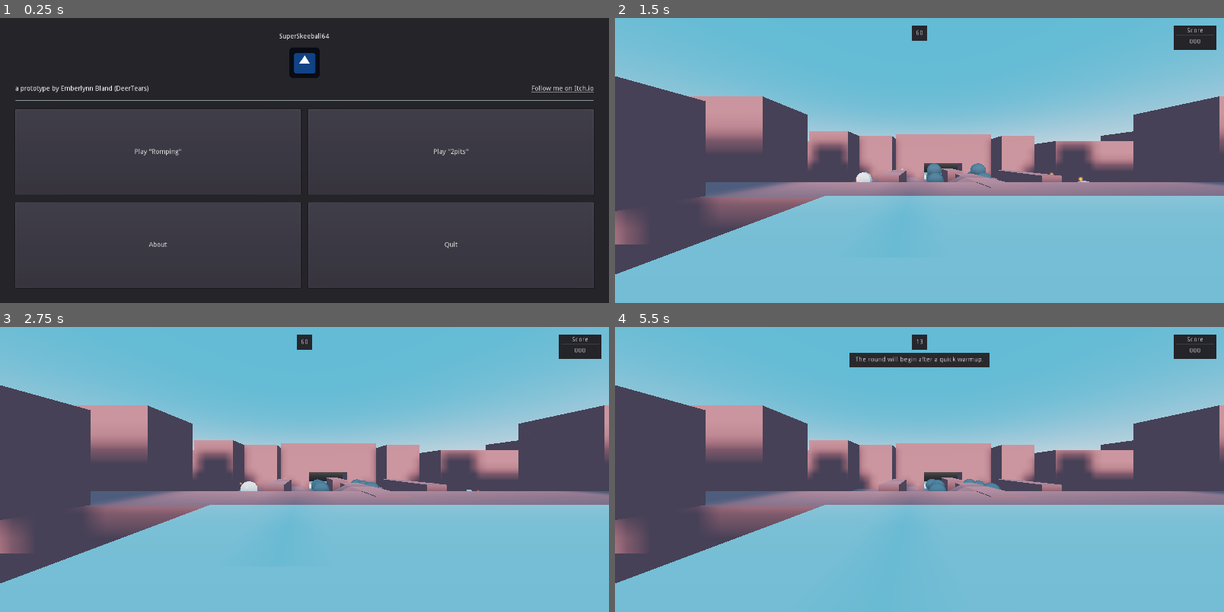
Above: before the commit, frames 1-4 (two rows, left to right).
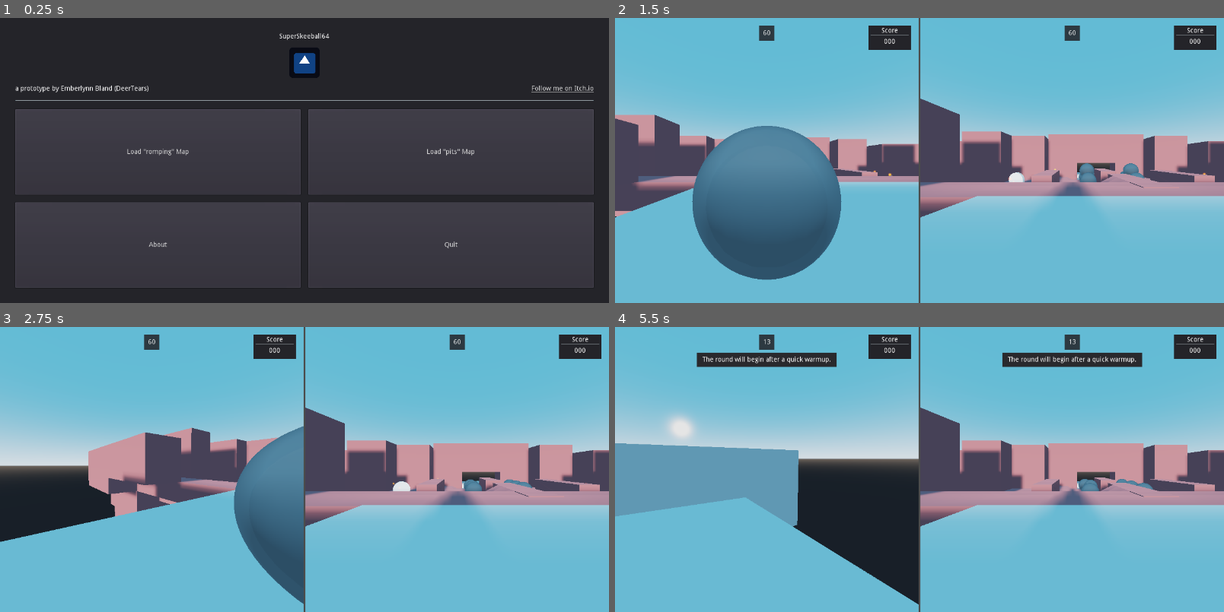
Above: after the commit, the same moments.

Repository: DeerTears/Keep-Away-Game
Game: Godot game, scene res://menus/mainmenu.tscn
Same seed, same stepped clock (60 frames per second), same inputs: the game is played once before the commit and once after it. The engine's default icon, where the game draws it, is replaced by a stand-in: a white triangle on a blue panel in a dark square.
Inputs (mouse positions are in pixels of both pictures, inside the frame that each line leads up to):
- Up to frame 1 (0.25 s): no input
- Up to frame 2 (1.5 s): click "Play 'Romping'" (after the commit: "Load 'romping' Map") at 0.5 s; move the mouse to (949, 160) at 1.27 s
- Up to frame 3 (2.75 s): move the mouse to (274, 469) at 2.02 s
- Up to frame 4 (5.5 s): move the mouse to (931, 463) at 2.77 s; move the mouse to (913, 475) at 3.52 s; tap Enter at 4.25 s; move the mouse to (962, 472) at 4.27 s; tap F11 (toggle_fullscreen, bound only after the commit) at 4.9 s; tap Space at 5 s; move the mouse to (870, 466) at 5.02 s

The runs differ from the first frame. In frame 1, 0.2% of the frame differs, in the area x 20-78%, y 45-49%; in frame 2, 35%; in frame 3, 35%; in frame 4, 43%, in the area x 0-100%, y 0-100%.

Commit message:
add multiplayer ver of romp

Diff:
--- /dev/null
+++ b/levels/romp_multi.tscn
@@ -0,0 +1,451 @@
+[gd_scene load_steps=10 format=2]
+
+[ext_resource path="res://actors/player.tscn" type="PackedScene" id=1]
+[ext_resource path="res://actors/coin.tscn" type="PackedScene" id=2]
+[ext_resource path="res://actors/bouncyball.tscn" type="PackedScene" id=3]
+[ext_resource path="res://actors/spawnlocations.tscn" type="PackedScene" id=4]
+[ext_resource path="res://scripts/pit.gd" type="Script" id=5]
+
+[sub_resource type="SpatialMaterial" id=1]
+params_diffuse_mode = 3
+albedo_color = Color( 0.827451, 0.545098, 0.545098, 1 )
+uv1_triplanar = true
+
+[sub_resource type="BoxShape" id=2]
+extents = Vector3( 64, 5, 64 )
+
+[sub_resource type="ProceduralSky" id=3]
+sky_top_color = Color( 0.372549, 0.670588, 0.831373, 1 )
+sun_latitude = 10.0
+sun_longitude = 180.0
+sun_angle_min = 2.0
+sun_angle_max = 25.0
+
+[sub_resource type="Environment" id=4]
+background_mode = 2
+background_sky = SubResource( 3 )
+tonemap_mode = 3
+tonemap_white = 5.0
+
+[node name="Game" type="Spatial"]
+__meta__ = {
+"_editor_description_": ""
+}
+
+[node name="CSGCombinerC" type="CSGCombiner" parent="."]
+use_collision = true
+collision_mask = 0
+
+[node name="CSGBox37" type="CSGBox" parent="CSGCombinerC"]
+transform = Transform( 1, 0, 0, 0, 1, 0, 0, 0, 1, 0, -6, -48 )
+width = 8.0
+height = 6.0
+
+[node name="CSGBox33" type="CSGBox" parent="CSGCombinerC"]
+transform = Transform( 1, 0, 0, 0, 1, 0, 0, 0, 1, 8, -6, -37 )
+width = 8.0
+height = 6.0
+depth = 26.0
+
+[node name="CSGBox35" type="CSGBox" parent="CSGCombinerC"]
+transform = Transform( 1, 0, 0, 0, 1, 0, 0, 0, 1, -16, -6, -29 )
+width = 8.0
+height = 26.0
+depth = 28.0
+
+[node name="CSGBox34" type="CSGBox" parent="CSGCombinerC"]
+transform = Transform( 1, 0, 0, 0, 1, 0, 0, 0, 1, 16, -6, -29 )
+width = 8.0
+height = 26.0
+depth = 28.0
+
+[node name="CSGBox32" type="CSGBox" parent="CSGCombinerC"]
+transform = Transform( 1, 0, 0, 0, 1, 0, 0, 0, 1, -8, -6, -37 )
+width = 8.0
+height = 6.0
+depth = 26.0
+
+[node name="CSGBox12" type="CSGBox" parent="CSGCombinerC"]
+transform = Transform( 1, 0, 0, 0, 1, 0, 0, 0, 1, 0, -6, -18 )
+width = 8.0
+height = 6.0
+depth = 12.0
+
+[node name="CSGBox36" type="CSGBox" parent="CSGCombinerC"]
+transform = Transform( 1, 0, 0, 0, 1, 0, 0, 0, 1, 0, -6, -35 )
+width = 8.0
+height = 6.0
+
+[node name="CSGCombinerB" type="CSGCombiner" parent="."]
+transform = Transform( 1, 0, 0, 0, 1, 0, 0, 0, 1, 0, 0, 12 )
+use_collision = true
+collision_mask = 2147483648
+
+[node name="CSGBox" type="CSGBox" parent="CSGCombinerB"]
+transform = Transform( 1, 0, 0, 0, 1, 0, 0, 0, 1, 0, 0, 10 )
+width = 18.0
+depth = 20.0
+
+[node name="CSGBox2" type="CSGBox" parent="CSGCombinerB"]
+transform = Transform( 1, 0, 0, 0, 1, 0, 0, 0, 1, 16, 0, 14 )
+width = 4.0
+height = 10.0
+depth = 20.0
+
+[node name="CSGBox3" type="CSGBox" parent="CSGCombinerB"]
+transform = Transform( 1, 0, 0, 0, 1, 0, 0, 0, 1, -15, 0, 14 )
+visible = false
+width = 4.0
+height = 10.0
+depth = 20.0
+
+[node name="CSGBox4" type="CSGBox" parent="CSGCombinerB"]
+transform = Transform( 1, 0, 0, 0, 1, 0, 0, 0, 1, 0, 0, 26 )
+width = 36.0
+height = 10.0
+depth = 4.0
+
+[node name="CSGCombinerA" type="CSGCombiner" parent="."]
+transform = Transform( 1, 0, 0, 0, 1, 0, 0, 0, 1, 0, -2, 0 )
+material_override = SubResource( 1 )
+use_collision = true
+collision_mask = 0
+
+[node name="CSGBox" type="CSGBox" parent="CSGCombinerA"]
+width = 32.0
+depth = 16.0
+
+[node name="CSGBox2" type="CSGBox" parent="CSGCombinerA"]
+transform = Transform( 1, 0, 0, 0, 1, 0, 0, 0, 1, 0, 2, -5 )
+depth = 6.0
+
+[node name="CSGBox7" type="CSGBox" parent="CSGCombinerA"]
+transform = Transform( 1, 0, 0, 0, 1, 0, 0, 0, 1, 8, 0, -10 )
+width = 4.0
+depth = 4.0
+
+[node name="CSGBox8" type="CSGBox" parent="CSGCombinerA"]
+transform = Transform( 1, 0, 0, 0, 1, 0, 0, 0, 1, -8, 0, -10 )
+width = 4.0
+depth = 4.0
+
+[node name="CSGBox6" type="CSGBox" parent="CSGCombinerA"]
+transform = Transform( 1, 0, 0, 0, 1, 0, 0, 0, 1, 0, -2, -10 )
+width = 4.0
+depth = 4.0
+
+[node name="CSGBox9" type="CSGBox" parent="CSGCombinerA"]
+transform = Transform( 1, 0, 0, 0, 1, 0, 0, 0, 1, 0, 7, -14 )
+width = 8.0
+height = 6.0
+depth = 4.0
+
+[node name="CSGBox23" type="CSGBox" parent="CSGCombinerA"]
+transform = Transform( 1, 0, 0, 0, 1, 0, 0, 0, 1, 7, 4, -14 )
+width = 6.0
+height = 12.0
+depth = 4.0
+
+[node name="CSGBox28" type="CSGBox" parent="CSGCombinerA"]
+transform = Transform( 1, 0, 0, 0, 1, 0, 0, 0, 1, -7, 4, -14 )
+width = 6.0
+height = 12.0
+depth = 4.0
+
+[node name="CSGBox14" type="CSGBox" parent="CSGCombinerA"]
+transform = Transform( 1, 0, 0, 0, 1, 0, 0, 0, 1, 0, 1.95833, 10 )
+width = 44.0
+depth = 4.0
+
+[node name="CSGBox15" type="CSGBox" parent="CSGCombinerA"]
+transform = Transform( 1, 0, 0, 0, 1, 0, 0, 0, 1, -18, 5, 14 )
+width = 8.0
+height = 4.0
+depth = 4.0
+
+[node name="CSGBox22" type="CSGBox" parent="CSGCombinerA"]
+transform = Transform( 1, 0, 0, 0, 1, 0, 0, 0, 1, 18, 5, 14 )
+width = 8.0
+height = 4.0
+depth = 4.0
+
+[node name="CSGBox10" type="CSGBox" parent="CSGCombinerA"]
+transform = Transform( 1, 0, 0, 0, 1, 0, 0, 0, 1, 13, 4, -10 )
+width = 6.0
+height = 10.0
+depth = 4.0
+
+[node name="CSGBox11" type="CSGBox" parent="CSGCombinerA"]
+transform = Transform( 1, 0, 0, 0, 1, 0, 0, 0, 1, -13, 4, -10 )
+width = 6.0
+height = 10.0
+depth = 4.0
+
+[node name="CSGBox13" type="CSGBox" parent="CSGCombinerA"]
+transform = Transform( 1, 0, 0, 0, 1, 0, 0, 0, 1, -19, 4, 6 )
+width = 6.0
+height = 10.0
+depth = 4.0
+
+[node name="CSGBox18" type="CSGBox" parent="CSGCombinerA"]
+transform = Transform( 1, 0, 0, 0, 1, 0, 0, 0, 1, -19, 4, -6 )
+width = 6.0
+height = 10.0
+depth = 4.0
+
+[node name="CSGBox19" type="CSGBox" parent="CSGCombinerA"]
+transform = Transform( 1, 0, 0, 0, 1, 0, 0, 0, 1, -28, 2.5, -6 )
+width = 12.0
+height = 10.0
+depth = 4.0
+
+[node name="CSGBox21" type="CSGBox" parent="CSGCombinerA"]
+transform = Transform( 1, 0, 0, 0, 1, 0, 0, 0, 1, -27, 4, 14 )
+width = 10.0
+height = 6.0
+depth = 4.0
+
+[node name="CSGBox20" type="CSGBox" parent="CSGCombinerA"]
+transform = Transform( 1, 0, 0, 0, 1, 0, 0, 0, 1, -31.1, 2, 4 )
+height = 10.0
+depth = 16.0
+
+[node name="CSGBox3" type="CSGBox" parent="CSGCombinerA"]
+transform = Transform( 1, 0, 0, 0, 1, 0, 0, 0, 1, 0, 2, 6 )
+depth = 8.0
+
+[node name="CSGBox4" type="CSGBox" parent="CSGCombinerA"]
+transform = Transform( 1, 0, 0, 0, 1, 0, 0, 0, 1, 8, 2, 0 )
+depth = 8.0
+
+[node name="CSGBox5" type="CSGBox" parent="CSGCombinerA"]
+transform = Transform( 1, 0, 0, 0, 1, 0, 0, 0, 1, -8, 2, 0 )
+depth = 8.0
+
+[node name="CSGBox16" type="CSGBox" parent="CSGCombinerA"]
+transform = Transform( 1, 0, 0, 0, 1, 0, 0, 0, 1, -26, -1, 9 )
+width = 8.0
+height = 8.0
+depth = 6.0
+
+[node name="CSGBox17" type="CSGBox" parent="CSGCombinerA"]
+transform = Transform( 1, 0, 0, 0, 1, 0, 0, 0, 1, -23, 0, 0 )
+width = 14.0
+depth = 8.0
+
+[node name="CSGPolygon" type="CSGPolygon" parent="CSGCombinerA"]
+transform = Transform( -1, 0, -8.74228e-08, 0, 1, 0, 8.74228e-08, 0, -1, 5, 1, 4 )
+polygon = PoolVector2Array( 4.17109, 0.980128, 4, 2, 0, 0 )
+depth = 4.0
+
+[node name="CSGPolygon4" type="CSGPolygon" parent="CSGCombinerA"]
+transform = Transform( 1, 0, 1.74846e-07, 0, 1, 0, -1.74846e-07, 0, 1, -5, 1, 8 )
+polygon = PoolVector2Array( 4.08578, 0.839946, 4, 2, 0, 0 )
+depth = 4.0
+
+[node name="CSGPolygon5" type="CSGPolygon" parent="CSGCombinerA"]
+transform = Transform( 1.31134e-07, 0, -1, 0, 1, 0, 1, 0, 1.31134e-07, -29.5, 1, 2 )
+polygon = PoolVector2Array( 4.37976, 0.576967, 4, 2, 0, 0 )
+depth = 7.0
+
+[node name="CSGBox24" type="CSGBox" parent="CSGCombinerA"]
+transform = Transform( 1, 0, 0, 0, 1, 0, 0, 0, 1, 26, 5, 14 )
+width = 8.0
+height = 4.0
+depth = 4.0
+
+[node name="CSGBox25" type="CSGBox" parent="CSGCombinerA"]
+transform = Transform( 1, 0, 0, 0, 1, 0, 0, 0, 1, 19, 4, 6 )
+width = 6.0
+height = 10.0
+depth = 4.0
+
+[node name="CSGBox26" type="CSGBox" parent="CSGCombinerA"]
+transform = Transform( 1, 0, 0, 0, 1, 0, 0, 0, 1, 31, 4, -6 )
+width = 6.0
+height = 10.0
+depth = 4.0
+
+[node name="CSGBox27" type="CSGBox" parent="CSGCombinerA"]
+transform = Transform( 1, 0, 0, 0, 1, 0, 0, 0, 1, 22, 2.5, -6 )
+width = 12.0
+height = 10.0
+depth = 4.0
+
+[node name="CSGBox29" type="CSGBox" parent="CSGCombinerA"]
+transform = Transform( 1, 0, 0, 0, 1, 0, 0, 0, 1, 30.9, 2, 4 )
+height = 10.0
+depth = 16.0
+
+[node name="CSGBox30" type="CSGBox" parent="CSGCombinerA"]
+transform = Transform( 1, 0, 0, 0, 1, 0, 0, 0, 1, 26, -1, 9 )
+width = 8.0
+height = 8.0
+depth = 6.0
+
+[node name="CSGBox31" type="CSGBox" parent="CSGCombinerA"]
+transform = Transform( 1, 0, 0, 0, 1, 0, 0, 0, 1, 23, 0, 0 )
+width = 14.0
+depth = 8.0
+
+[node name="CSGPolygon6" type="CSGPolygon" parent="CSGCombinerA"]
+transform = Transform( 1.31134e-07, 0, -1, 0, 1, 0, 1, 0, 1.31134e-07, 22.5, 1, 2 )
+polygon = PoolVector2Array( 4.37976, 0.576967, 4, 2, 0, 0 )
+depth = 7.0
+
+[node name="CSGPolygon2" type="CSGPolygon" parent="CSGCombinerA"]
+transform = Transform( 1, 0, 1.74846e-07, 0, 1, 0, -1.74846e-07, 0, 1, 2, -1, -8 )
+polygon = PoolVector2Array( 4, 1, 4, 2, 0, 0 )
+depth = 4.0
+
+[node name="CSGPolygon3" type="CSGPolygon" parent="CSGCombinerA"]
+transform = Transform( -1, 0, -2.62268e-07, 0, 1, 0, 2.62268e-07, 0, -1, -2, -1, -12 )
+polygon = PoolVector2Array( 4, 1, 4, 2, 0, 0 )
+depth = 4.0
+
+[node name="Targets" type="Spatial" parent="."]
+
+[node name="BouncyBall" parent="Targets" instance=ExtResource( 3 )]
+transform = Transform( 1, 0, 0, 0, 1, 0, 0, 0, 1, -3, 0, 0 )
+
+[node name="BouncyBall7" parent="Targets" instance=ExtResource( 3 )]
+transform = Transform( 1, 0, 0, 0, 1, 0, 0, 0, 1, -5, 3, 21 )
+
+[node name="BouncyBall2" parent="Targets" instance=ExtResource( 3 )]
+transform = Transform( 1, 0, 0, 0, 1, 0, 0, 0, 1, -3, 0, -3 )
+
+[node name="BouncyBall3" parent="Targets" instance=ExtResource( 3 )]
+transform = Transform( 1, 0, 0, 0, 1, 0, 0, 0, 1, -3, 2, -2 )
+
+[node name="BouncyBall4" parent="Targets" instance=ExtResource( 3 )]
+transform = Transform( 1, 0, 0, 0, 1, 0, 0, 0, 1, 3, 0, 0 )
+
+[node name="BouncyBall5" parent="Targets" instance=ExtResource( 3 )]
+transform = Transform( 1, 0, 0, 0, 1, 0, 0, 0, 1, 3, 0, -3 )
+
+[node name="BouncyBall6" parent="Targets" instance=ExtResource( 3 )]
+transform = Transform( 1, 0, 0, 0, 1, 0, 0, 0, 1, 3, 2, -2 )
+
+[node name="Pits" type="Spatial" parent="."]
+transform = Transform( 1, 0, 0, 0, 1, 0, 0, 0, 1, 0, -10, 0 )
+__meta__ = {
+"_edit_group_": true
+}
+
+[node name="Area" type="Area" parent="Pits"]
+transform = Transform( 1, 0, 0, 0, 1, 0, 0, 0, 1, 0, -4, 0 )
+collision_layer = 2147483776
+collision_mask = 0
+script = ExtResource( 5 )
+
+[node name="CollisionShape" type="CollisionShape" parent="Pits/Area"]
+shape = SubResource( 2 )
+
+[node name="Area2" type="Area" parent="Pits"]
+transform = Transform( 1, 0, 0, 0, 1, 0, 0, 0, 1, 0, -17, 0 )
+collision_layer = 2147483776
+collision_mask = 0
+
+[node name="CollisionShape" type="CollisionShape" parent="Pits/Area2"]
+shape = SubResource( 2 )
+
+[node name="SpawnLocations" parent="." instance=ExtResource( 4 )]
+transform = Transform( 1, 0, 0, 0, 1, 0, 0, 0, 1, 0, 3, 0 )
+
+[node name="Player0" parent="SpawnLocations" index="0"]
+transform = Transform( 1, 0, 0, 0, 1, 0, 0, 0, 1, -5, -1, 18 )
+
+[node name="Player1" parent="SpawnLocations" index="1"]
+transform = Transform( 1, 0, 0, 0, 1, 0, 0, 0, 1, -4, -1, 24 )
+
+[node name="Player2" parent="SpawnLocations" index="2"]
+transform = Transform( 1, 0, 0, 0, 1, 0, 0, 0, 1, 19, -2, 0 )
+
+[node name="Player3" parent="SpawnLocations" index="3"]
+transform = Transform( 1, 0, 0, 0, 1, 0, 0, 0, 1, 12, -2, -5 )
+
+[node name="WorldEnvironment" type="WorldEnvironment" parent="."]
+environment = SubResource( 4 )
+
+[node name="Sun" type="DirectionalLight" parent="WorldEnvironment"]
+transform = Transform( 1, 0, 0, 0, 0.984808, 0.173648, 0, -0.173648, 0.984808, 0, 6, 0 )
+light_specular = 0.2
+shadow_enabled = true
+shadow_bias = 1.6
+directional_shadow_mode = 0
+directional_shadow_split_1 = 0.26
+directional_shadow_split_2 = 0.389
+directional_shadow_split_3 = 0.495
+directional_shadow_blend_splits = true
+directional_shadow_normal_bias = 1.5
+
+[node name="Coins" type="Spatial" parent="."]
+transform = Transform( 1, 0, 0, 0, 1, 0, 0, 0, 1, 0, -1, 0 )
+__meta__ = {
+"_edit_lock_": true
+}
+
+[node name="Coin" parent="Coins" instance=ExtResource( 2 )]
+transform = Transform( 1, 0, 0, 0, 1, 0, 0, 0, 1, -12, 1, 0 )
+
+[node name="Coin6" parent="Coins" instance=ExtResource( 2 )]
+transform = Transform( 1, 0, 0, 0, 1, 0, 0, 0, 1, -8.07307, 1, -7.98307 )
+
+[node name="Coin2" parent="Coins" instance=ExtResource( 2 )]
+transform = Transform( 1, 0, 0, 0, 1, 0, 0, 0, 1, 11, 1, 0 )
+
+[node name="Coin3" parent="Coins" instance=ExtResource( 2 )]
+transform = Transform( 1, 0, 0, 0, 1, 0, 0, 0, 1, 10, 1, 5 )
+
+[node name="Coin4" parent="Coins" instance=ExtResource( 2 )]
+transform = Transform( 1, 0, 0, 0, 1, 0, 0, 0, 1, -11, 1, 5 )
+
+[node name="Coin5" parent="Coins" instance=ExtResource( 2 )]
+transform = Transform( 1, 0, 0, 0, 1, 0, 0, 0, 1, -26, 3, 10 )
+
+[node name="Control" type="Control" parent="."]
+anchor_right = 1.0
+anchor_bottom = 1.0
+__meta__ = {
+"_edit_use_anchors_": false
+}
+
+[node name="HBoxContainer" type="HBoxContainer" parent="Control"]
+anchor_right = 1.0
+anchor_bottom = 1.0
+
+[node name="ViewportContainer" type="ViewportContainer" parent="Control/HBoxContainer"]
+margin_right = 638.0
+margin_bottom = 600.0
+size_flags_horizontal = 3
+size_flags_vertical = 3
+stretch = true
+
+[node name="Viewport" type="Viewport" parent="Control/HBoxContainer/ViewportContainer"]
+size = Vector2( 638, 600 )
+handle_input_locally = false
+render_target_update_mode = 3
+shadow_atlas_size = 1
+
+[node name="Player" parent="Control/HBoxContainer/ViewportContainer/Viewport" instance=ExtResource( 1 )]
+transform = Transform( 1, 0, 0, 0, 1, 0, 0, 0, 1, 0, 3, 4 )
+
+[node name="ViewportContainer2" type="ViewportContainer" parent="Control/HBoxContainer"]
+margin_left = 642.0
+margin_right = 1280.0
+margin_bottom = 600.0
+size_flags_horizontal = 3
+size_flags_vertical = 3
+stretch = true
+
+[node name="Viewport" type="Viewport" parent="Control/HBoxContainer/ViewportContainer2"]
+size = Vector2( 638, 600 )
+handle_input_locally = false
+render_target_update_mode = 3
+shadow_atlas_size = 1
+
+[node name="Player2" parent="Control/HBoxContainer/ViewportContainer2/Viewport" instance=ExtResource( 1 )]
+transform = Transform( 1, 0, 0, 0, 1, 0, 0, 0, 1, 0, 3, 0 )
+player_number = 1
+
+[editable path="SpawnLocations"]
--- a/menus/about.tscn
+++ b/menus/about.tscn
@@ -29,11 +29,19 @@
 
 [node name="Label" type="Label" parent="MarginContainer/VBoxContainer"]
 margin_right = 1216.0
-margin_bottom = 14.0
-text = "this game is a cool i guess"
+margin_bottom = 150.0
+text = "A 3D local multiplayer game about whacking balls at eachother for points, made in Godot.
+
+I started this project on December 1st, and published this prototype on github December 15th. My goal was to take inspiration from this game https://bitzawolf.itch.io/potion-wolf and to create a FPS multiplayer splitscreen game from it. The result was instead a game about whacking balls in first person in an attempt to recreate some of many sports that also feature balls in them. I don't have a precise idea of what the game is going to be about, other than there's probably going to be some golf-with-your-friends stuff going on.
+
+This game is not open-source, it's just source-available.
+
+If you'd like to see my other projects, check out deertears.itch.io for more!"
+autowrap = true
 
 [node name="Button" type="Button" parent="MarginContainer/VBoxContainer"]
-margin_top = 18.0
+margin_top = 516.0
 margin_right = 1216.0
-margin_bottom = 38.0
+margin_bottom = 536.0
+size_flags_vertical = 10
 text = "Back"
--- a/menus/mainmenu.gd
+++ b/menus/mainmenu.gd
@@ -19,7 +19,7 @@
 		"romp":
 			GameInfo.ingame = true
 			GameInfo.switch_gamestate(GameInfo.GameStates.LOADING)
-			get_tree().change_scene("res://levels/romping.tscn")
+			get_tree().change_scene("res://levels/romp_multi.tscn")
 		"pits":
 			GameInfo.ingame = true
 			GameInfo.switch_gamestate(GameInfo.GameStates.LOADING)
--- a/menus/mainmenu.tscn
+++ b/menus/mainmenu.tscn
@@ -86,7 +86,7 @@
 margin_bottom = 180.0
 size_flags_horizontal = 3
 size_flags_vertical = 3
-text = "Play \"Romping\""
+text = "Load \"romping\" Map"
 
 [node name="Pits" type="Button" parent="MarginContainer/VBoxContainer/GridContainer"]
 margin_left = 616.0
@@ -94,7 +94,7 @@
 margin_bottom = 180.0
 size_flags_horizontal = 3
 size_flags_vertical = 3
-text = "Play \"2pits\""
+text = "Load \"pits\" Map"
 
 [node name="About" type="Button" parent="MarginContainer/VBoxContainer/GridContainer"]
 margin_top = 196.0
--- a/project.godot
+++ b/project.godot
@@ -164,6 +164,11 @@
 "events": [ Object(InputEventJoypadMotion,"resource_local_to_scene":false,"resource_name":"","device":0,"axis":2,"axis_value":1.0,"script":null)
  ]
 }
+toggle_fullscreen={
+"deadzone": 0.5,
+"events": [ Object(InputEventKey,"resource_local_to_scene":false,"resource_name":"","device":0,"alt":false,"shift":false,"control":false,"meta":false,"command":false,"pressed":false,"scancode":16777254,"unicode":0,"echo":false,"script":null)
+ ]
+}
 
 [layer_names]
 
--- a/scripts/singletons/gameinfo.gd
+++ b/scripts/singletons/gameinfo.gd
@@ -145,3 +145,10 @@
 	p3_score = 0
 	print("All scores reset.")
 	get_tree().call_group("Players", "reset_score_label")
+
+var fullscreen = false
+
+func _unhandled_input(event):
+	if event.is_action_pressed("toggle_fullscreen"):
+		fullscreen = not fullscreen
+		OS.window_fullscreen = fullscreen
